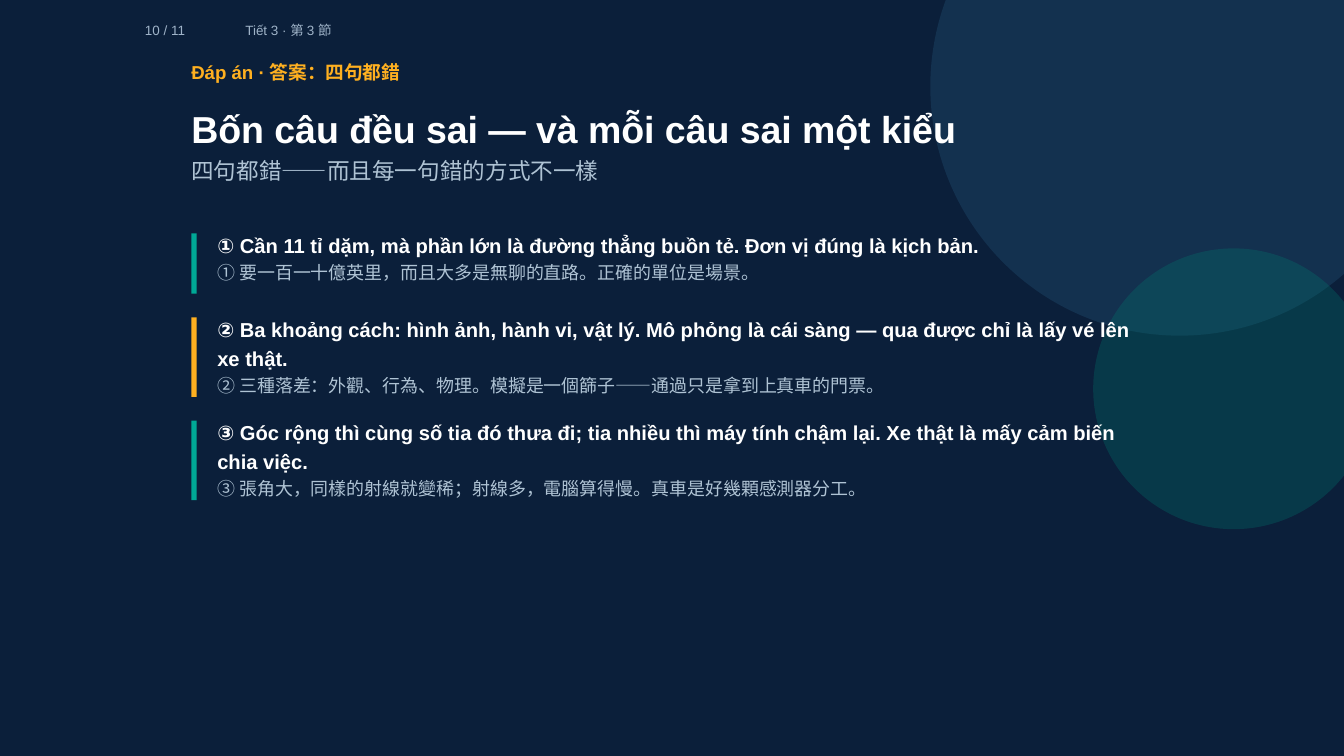
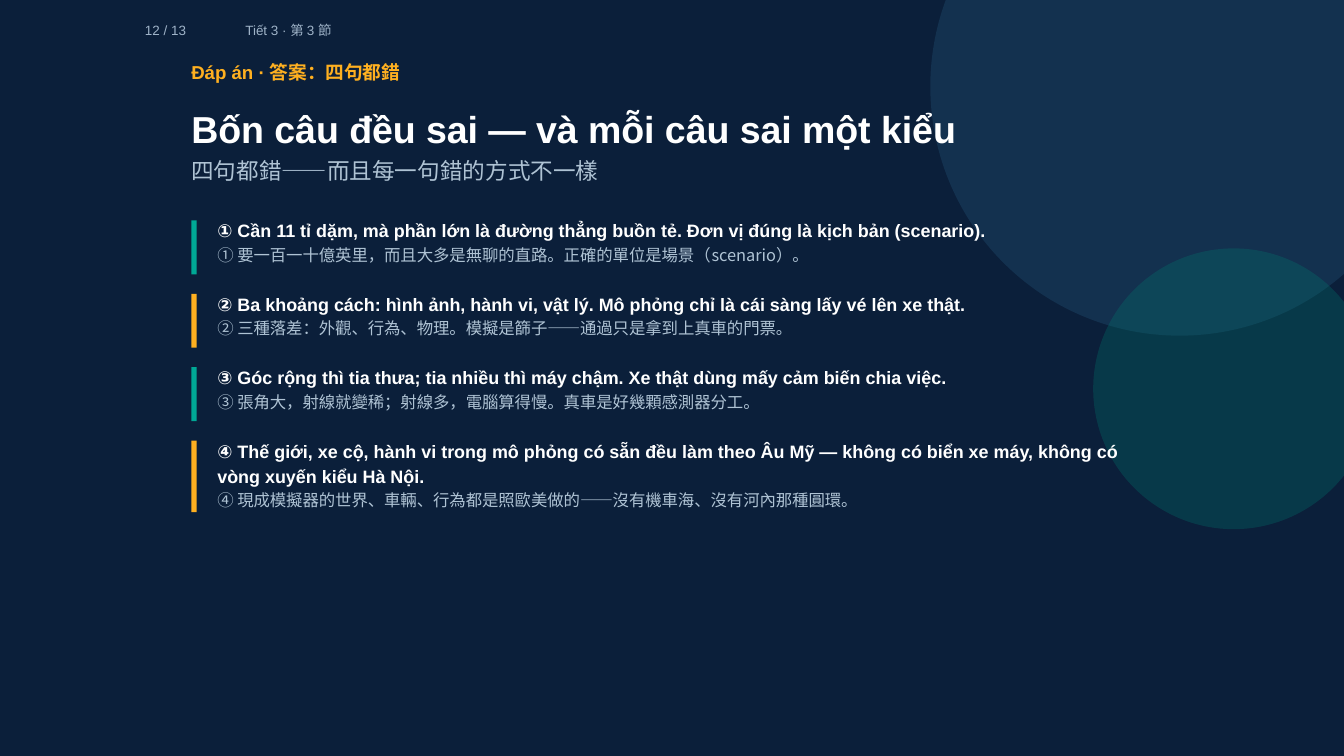
Before and after one commit to ch-neural/MITUST-Principles-of-Self-Driving-Cars, a slide deck: slide 12 of 第四週(10-01)/第四週_第3節_簡報.pptx (slide 10 before the commit). Drawn at 1344x756 pixels with LibreOffice and Linux fonts; fonts in the diff are those of the drawing. Boxes give left, top, right and bottom in pixels: in the first picture for what was removed or moved away, otherwise in the second. Text is boxed around its words. In the diff, an @@ line names an element or a change of style, - is before the commit and + after.

```diff
--- a/第四週(10-01)/第四週_第3節_簡報.pptx
+++ b/第四週(10-01)/第四週_第3節_簡報.pptx
@@ text at bbox=[145, 25, 186, 35]: text changed @@
-10 / 11
+12 / 13
@@ rectangle: place and size @@
-rectangle at bbox=[191, 234, 196, 294]
+rectangle at bbox=[191, 220, 196, 274]
@@ text at bbox=[217, 224, 986, 263]: text changed; size 10.8 to 9.6 pt @@
-① Cần 11 tỉ dặm, mà phần lớn là đường thẳng buồn tẻ. Đơn vị đúng là kịch bản.
-① 要一百一十億英里，而且大多是無聊的直路。正確的單位是場景。
+① Cần 11 tỉ dặm, mà phần lớn là đường thẳng buồn tẻ. Đơn vị đúng là kịch bản (scenario).
+① 要一百一十億英里，而且大多是無聊的直路。正確的單位是場景（scenario）。
@@ rectangle: place and size @@
-rectangle at bbox=[191, 317, 196, 396]
+rectangle at bbox=[191, 294, 196, 348]
@@ text at bbox=[217, 297, 965, 336]: text changed; size 10.8 to 9.6 pt @@
-② Ba khoảng cách: hình ảnh, hành vi, vật lý. Mô phỏng là cái sàng — qua được chỉ là lấy vé lên xe thật.
-② 三種落差：外觀、行為、物理。模擬是一個篩子——通過只是拿到上真車的門票。
+② Ba khoảng cách: hình ảnh, hành vi, vật lý. Mô phỏng chỉ là cái sàng lấy vé lên xe thật.
+② 三種落差：外觀、行為、物理。模擬是篩子——通過只是拿到上真車的門票。
@@ rectangle: place and size @@
-rectangle at bbox=[191, 421, 196, 500]
+rectangle at bbox=[191, 367, 196, 421]
@@ text at bbox=[217, 370, 946, 411]: text changed; size 10.8 to 9.6 pt @@
-③ Góc rộng thì cùng số tia đó thưa đi; tia nhiều thì máy tính chậm lại. Xe thật là mấy cảm biến chia việc.
-③ 張角大，同樣的射線就變稀；射線多，電腦算得慢。真車是好幾顆感測器分工。
+③ Góc rộng thì tia thưa; tia nhiều thì máy chậm. Xe thật dùng mấy cảm biến chia việc.
+③ 張角大，射線就變稀；射線多，電腦算得慢。真車是好幾顆感測器分工。
@@ rectangle added at bbox=[191, 441, 196, 512], fill #FFB020 @@
@@ text added at bbox=[217, 444, 1118, 508], 9.6 pt, text #FFFFFF, bold @@
+④ Thế giới, xe cộ, hành vi trong mô phỏng có sẵn đều làm theo Âu Mỹ — không có biển xe máy, không có vòng xuyến kiểu Hà Nội.
+④ 現成模擬器的世界、車輛、行為都是照歐美做的——沒有機車海、沒有河內那種圓環。
```
Also in this commit, not shown: 5 other slides changed, 7 slides added, 5 slides removed, 3 other files.
